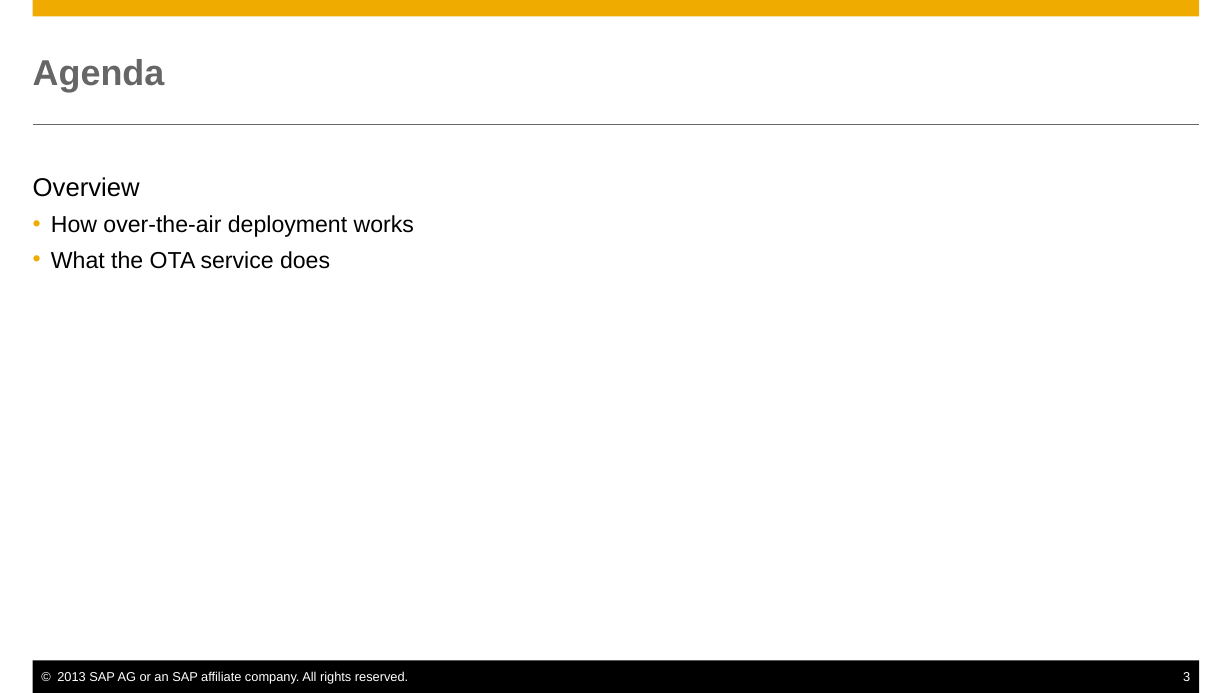
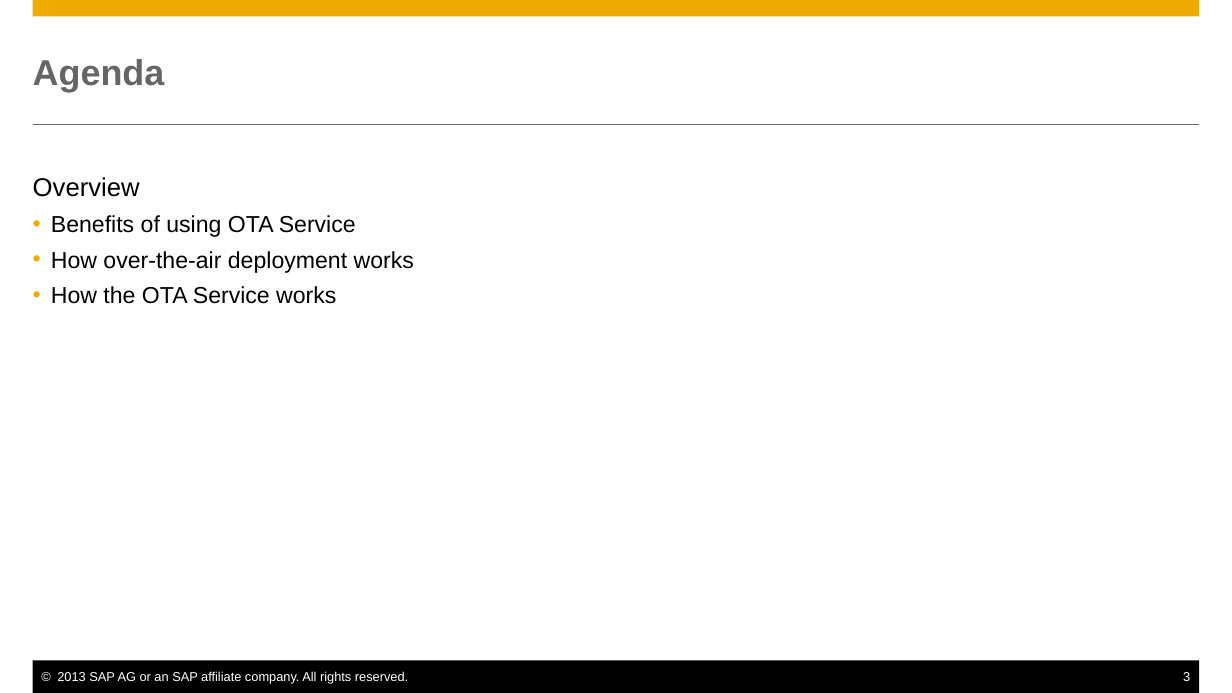
Before and after one commit to marcusholl/OTAService, a slide deck: slide 3 of docs/OTAService.pptx. Drawn at 1232x693 pixels with LibreOffice and Linux fonts; fonts in the diff are those of the drawing. Boxes give left, top, right and bottom in pixels: in the first picture for what was removed or moved away, otherwise in the second. Text is boxed around its words. In the diff, an @@ line names an element or a change of style, - is before the commit and + after.

```diff
--- a/docs/OTAService.pptx
+++ b/docs/OTAService.pptx
@@ text at box(51, 215, 356, 237): paragraph added @@
+  • Benefits of using OTA Service
@@ text at box(51, 286, 336, 304): text changed @@
-  • What the OTA service does
+  • How the OTA Service works
```
Also in this commit, not shown: 2 other slides changed, 4 slides added, 1 slide removed.
